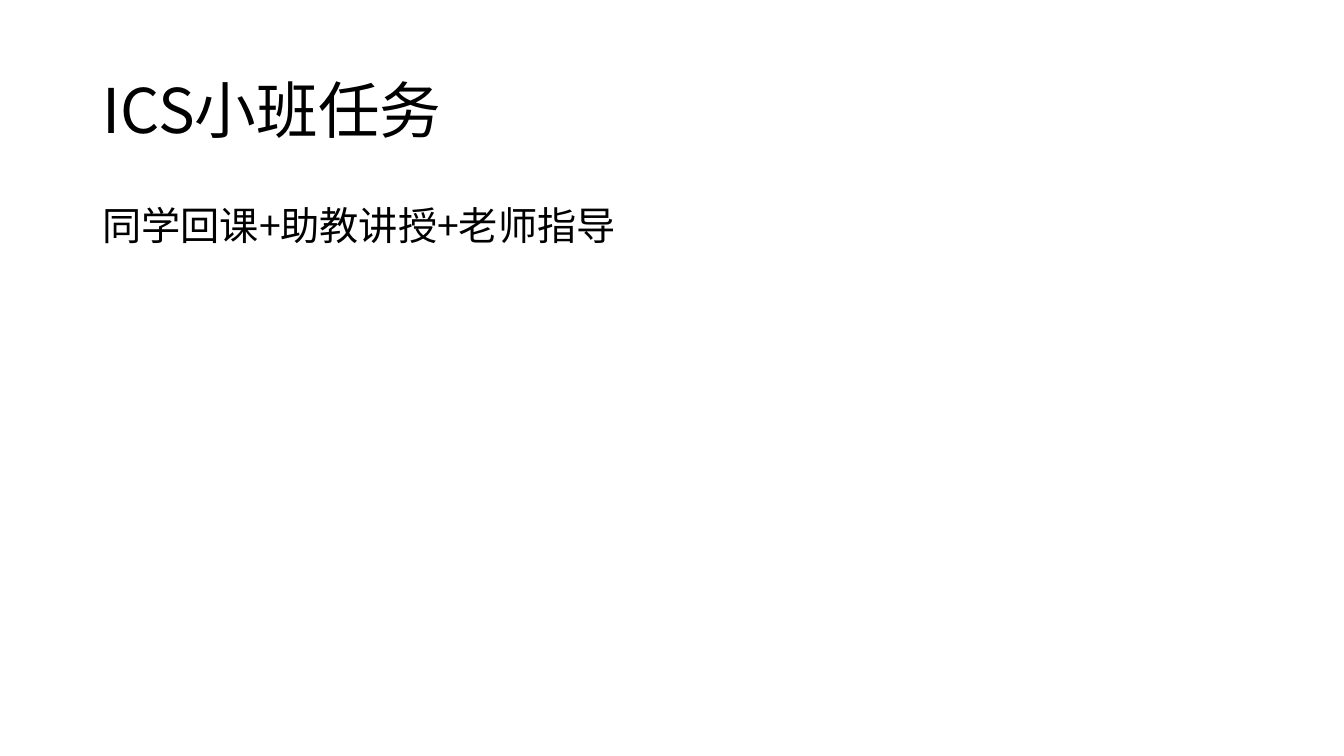
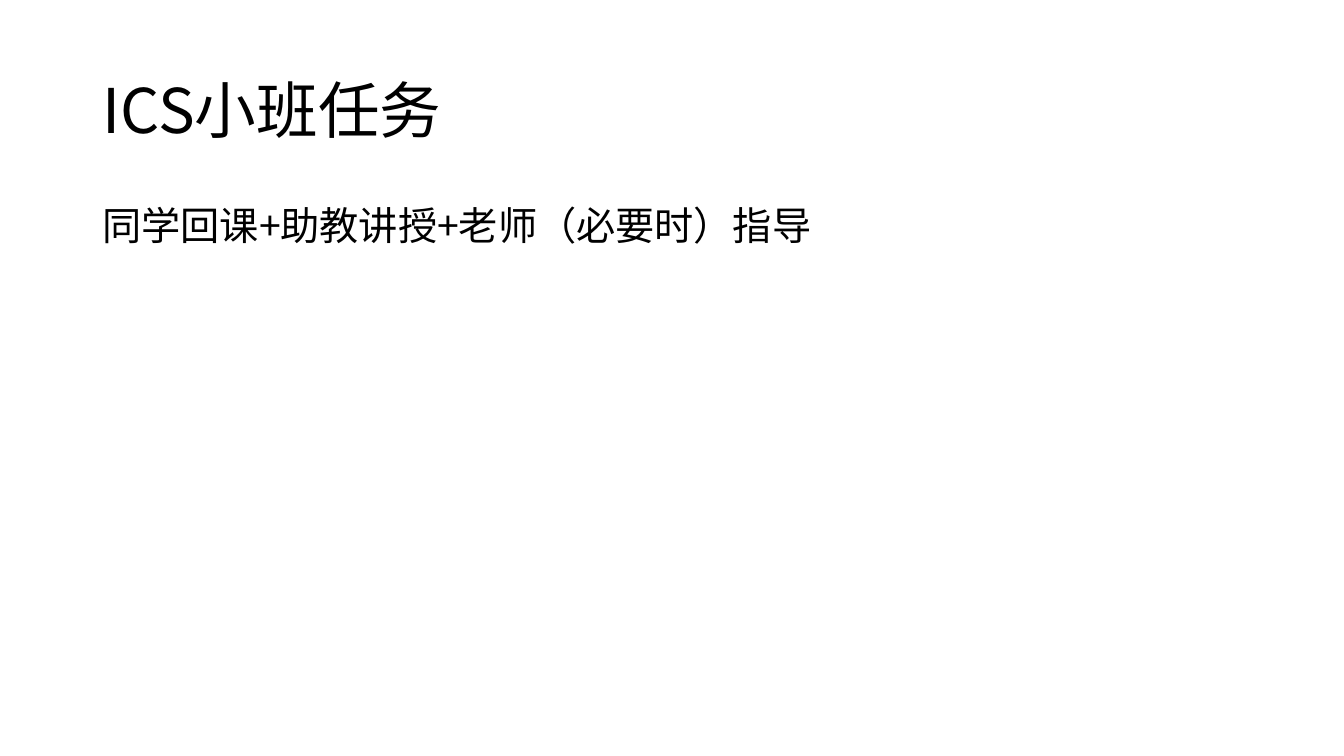
Before and after one commit to zsLiuZian/ics25, a slide deck: slide 12 of resource/seminar/Week1.pptx (slide 9 before the commit). Drawn at 1344x756 pixels with LibreOffice and Linux fonts; fonts in the diff are those of the drawing. Boxes give left, top, right and bottom in pixels: in the first picture for what was removed or moved away, otherwise in the second. Text is boxed around its words. In the diff, an @@ line names an element or a change of style, - is before the commit and + after.

```diff
--- a/resource/seminar/Week1.pptx
+++ b/resource/seminar/Week1.pptx
@@ text at (x1=102, y1=206, x2=811, y2=244): text changed @@
-同学回课+助教讲授+老师指导
+同学回课+助教讲授+老师（必要时）指导
```
Also in this commit, not shown: 8 other slides changed, 33 slides added, 4 other files.
